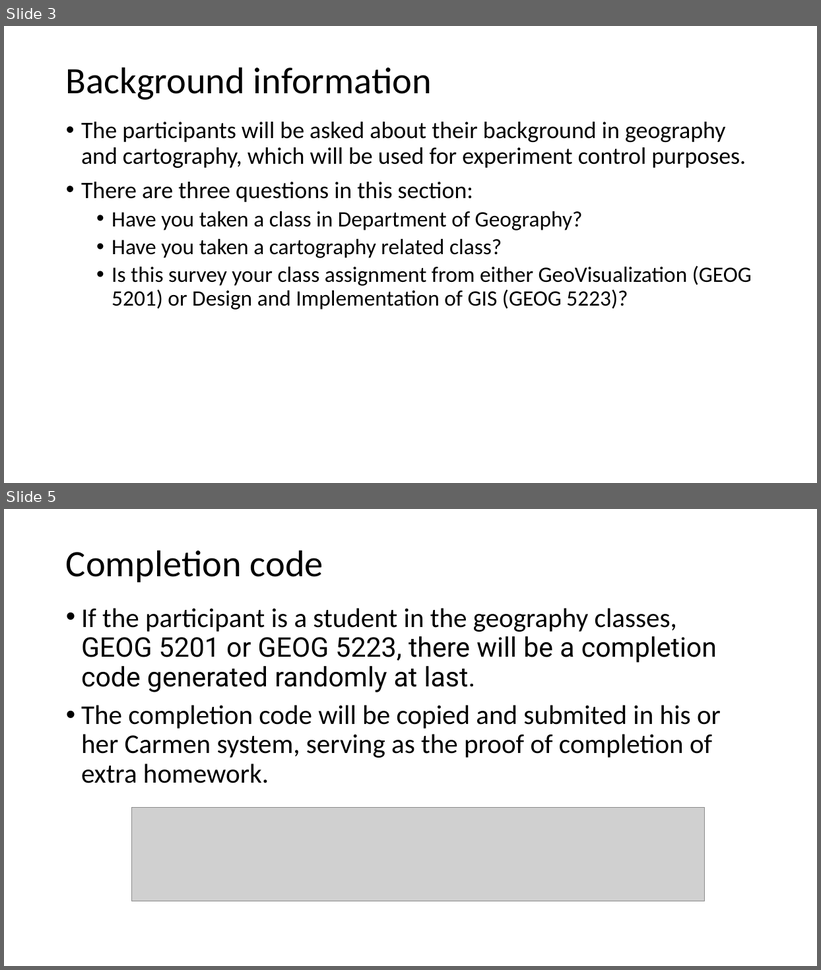
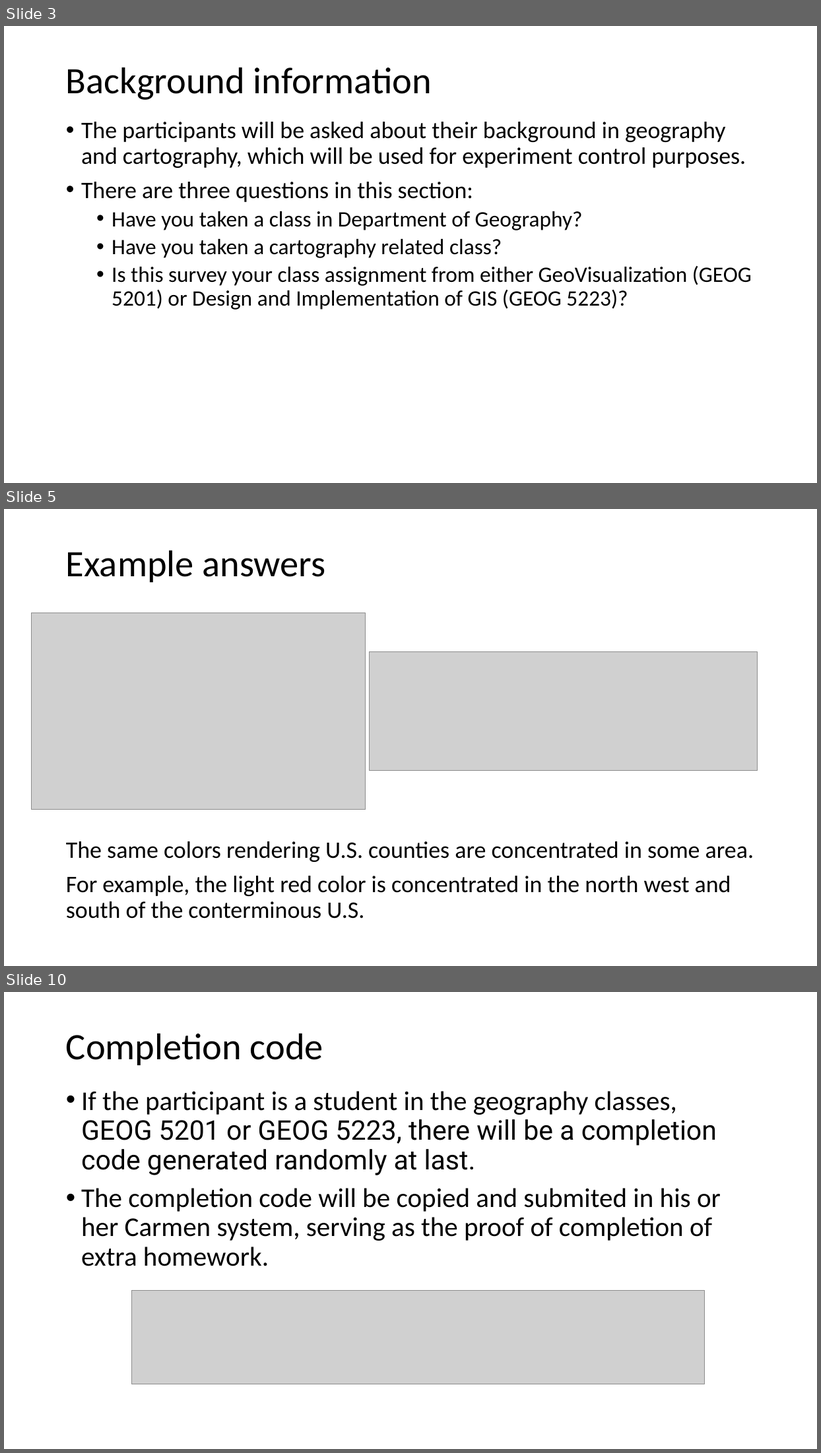
Before and after one commit to JialinLiOSU/choroColorRead, a slide deck: irb/Documents/Instructions - ScreenShots.pptx. Shown one above the other, each under a label of ours: slides 3 and 5 before the commit, slides 3, 5 and 10 after it; the slides between them are not shown. The pictures are 821x970 and 821x1453 pixels, drawn with LibreOffice and Linux fonts; fonts in the diff are those of the drawing; grey boxes stand for pictures. Boxes give left, top, right and bottom in pixels: in the first picture for what was removed or moved away, otherwise in the second. Text is boxed around its words. In the diff, an @@ line names an element or a change of style, - is before the commit and + after.

```diff
--- a/irb/Documents/Instructions - ScreenShots.pptx
+++ b/irb/Documents/Instructions - ScreenShots.pptx
@@ slide 5 added at bbox=[4, 509, 817, 966], background #FFFFFF @@
@@ title added at bbox=[66, 550, 325, 582], 44 pt, text #000000 @@
+Example answers
@@ picture added at bbox=[32, 613, 365, 810] @@
@@ picture added at bbox=[370, 652, 758, 770] @@
@@ text added at bbox=[66, 842, 754, 919], 28 pt, text #000000 @@
+The same colors rendering U.S. counties are concentrated in some area.
+For example, the light red color is concentrated in the north west and south of the conterminous U.S.
@@ what was slide 5 is now slide 10 @@
```
Also in this commit, not shown: 2 slides changed, 4 other slides added, 8 other files.
